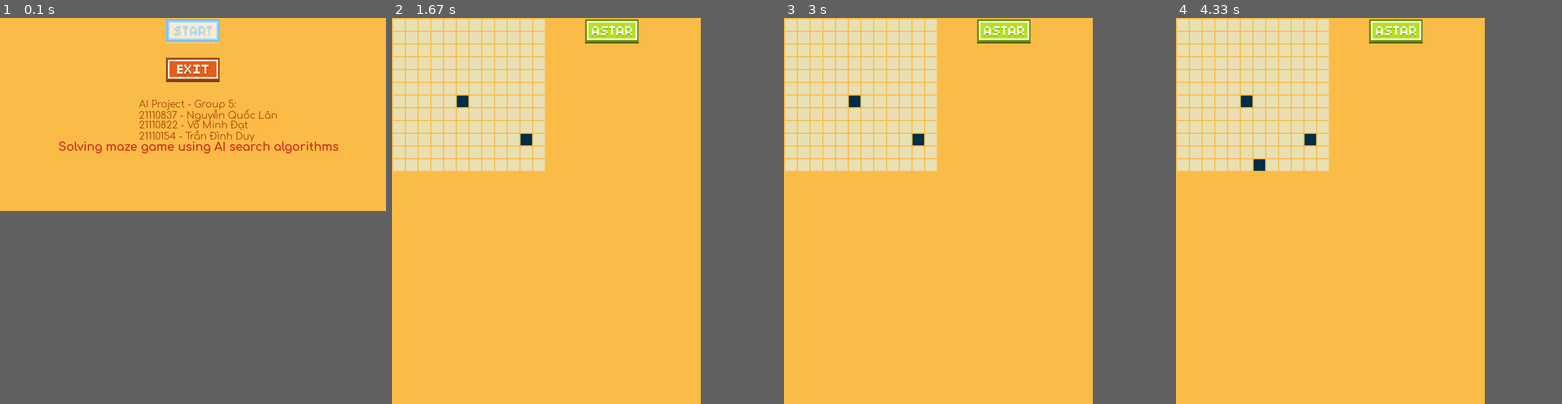
Above: before the commit, frames 1-4 (left to right).
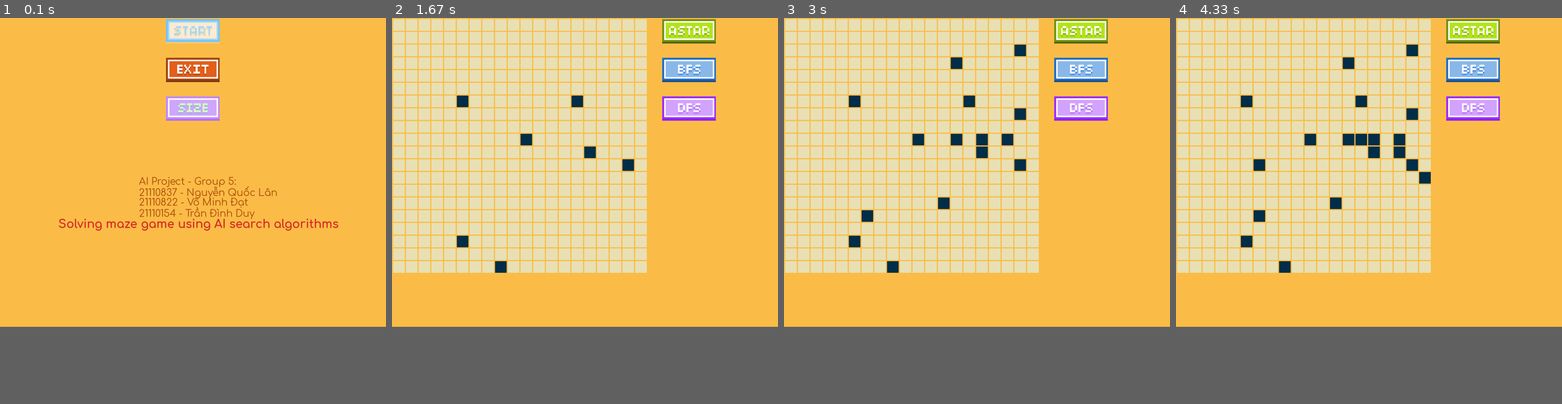
Above: after the commit, the same moments.

Repository: quoclanguyen/AI_Algo_MazePuzzle
Game: pygame game, started from main.py
The game is run twice, just before and just after one commit, with the same random seed, the same clock (stepped at 60 frames per second) and the same inputs.
Inputs (mouse positions are in pixels of both pictures, inside the frame that each line leads up to):
- Up to frame 1 (0.1 s): no input
- Up to frame 2 (1.67 s): press the mouse at (585, 29) at 0.37 s; move the mouse to (523, 137) at 0.47 s; release the mouse at (465, 245) at 0.6 s; press the mouse at (689, 106) at 0.7 s; move the mouse to (573, 102) at 0.8 s; release the mouse at (453, 99) at 0.93 s; press the mouse at (689, 106) at 1.03 s; move the mouse to (662, 133) at 1.13 s; release the mouse at (631, 160) at 1.27 s; press the mouse at (689, 29) at 1.37 s; move the mouse to (592, 153) at 1.47 s; release the mouse at (500, 272) at 1.6 s
- Up to frame 3 (3 s): press the mouse at (1081, 68) at 1.7 s; move the mouse to (973, 145) at 1.8 s; release the mouse at (868, 218) at 1.93 s; press the mouse at (1081, 68) at 2.03 s; move the mouse to (1015, 106) at 2.13 s; release the mouse at (953, 145) at 2.27 s; press the mouse at (1081, 29) at 2.37 s; move the mouse to (1019, 45) at 2.47 s; release the mouse at (957, 56) at 2.6 s; press the mouse at (1081, 68) at 2.7 s; move the mouse to (1011, 133) at 2.8 s; release the mouse at (942, 203) at 2.93 s
- Up to frame 4 (4.33 s): press the mouse at (1473, 68) at 3.03 s; move the mouse to (1434, 110) at 3.13 s; release the mouse at (1399, 153) at 3.27 s; press the mouse at (1473, 106) at 3.37 s; move the mouse to (1365, 137) at 3.47 s; release the mouse at (1260, 168) at 3.6 s; press the mouse at (1473, 68) at 3.7 s; move the mouse to (1426, 176) at 3.8 s; release the mouse at (1376, 284) at 3.93 s
In our replay, in frame 1 the window is 900x450 before the commit and 900x720 after it. These sizes can differ from the game's own. Grey fills any space a smaller window leaves; there, only what the larger window draws over its background counts as a difference.

The runs differ from the first frame. In frame 1, 3.6% of the frame differs, in the area x 15-88%, y 20-56%; in frame 2, 27%; in frame 3, 27%; in frame 4, 27%, in the area x 0-84%, y 0-66%.

Commit message:
Completed welcome GUI

Diff:
--- a/HomeGUI.py
+++ b/HomeGUI.py
@@ -1,16 +1,18 @@
 import pygame
 from colors import colors
-from PygameComponents import Button
+from PygameComponents import Button, Slider, Dragger
 from MazeApp import MazeApp
 
 colorsData = colors()
 
 class HomeGUI:
     def __init__(self, width, height, caption):
+        self.size = 20
         self.width = width
         self.height = height
         self.caption = caption
         self.margin = 3
+        self.resize = False
         self.done = False
         self.clock = pygame.time.Clock()
     def createMainWindow(self):
@@ -21,6 +23,13 @@
     def handleKeyPress(self, key):
         if key == pygame.K_ESCAPE:
             pygame.quit()
+    def clearSlider(self):
+        sliderRect = [
+            0,
+            self.margin + 270,
+            self.width * 2, 100
+        ]
+        self.screen.fill(colorsData.bgColor, sliderRect)
 
     def drawBackground(self):
         self.screen.fill(colorsData.bgColor)
@@ -38,38 +47,98 @@
                 info = self.font.render(infos[i], True, colorsData.gridColors[2])
                 rect.topleft = (
                 (self.width - 279*2.5)//2,
-                3 * self.margin * (3 * i + 1) + 200)
+                3 * self.margin * (3 * i + 1) + 400)
             else:
                 info = self.font.render(infos[i], True, colorsData.darkerPath)
                 rect = info.get_rect()
                 rect.topleft = (
                     (self.width - 279)//2,
-                    3 * self.margin * (3 * i + 1) + 200)
+                    3 * self.margin * (3 * i + 1) + 400)
             self.screen.blit(
                 info,
                 (rect.x,
                 rect.y))
             pygame.display.flip()
     def startButton(self):
-        MazeApp(12)
-    def endButton(self):
+        MazeApp(self.size)
+        self.drawBackground()
+    def exitButton(self):
         self.done = True
+    def sliderHandler(self, mousePos):
+        self.dragger.rectx = mousePos[0]
+        self.drawSlider()
+    def drawDragger(self):
+        self.dragger = Dragger(
+            (self.width - 63/2)//2,
+            (self.slider.rect[1] - 9),
+            "./images/Dragger.png",
+            0.5
+        )
+        self.dragger.draw(self.screen)
+    def drawSlider(self):
+        self.slider = Slider(
+            (self.width - 657/2)//2,
+            self.buttons["Size"].rect[1] + 100,
+            "./images/Slider.png",
+            0.5
+        )
+        self.slider.draw(self.screen)
+        self.drawDragger()
+
+    def sizeButton(self):
+        self.resize = True
+    def okButton(self):
+        self.resize = False
+        self.clearSlider()
+    def prevButton(self):
+        return
+    def nextButton(self):
+        return
     def drawButtons(self):
         btnNames = [
             "./images/Start.png",
-            "./images/Exit.png"
+            "./images/Exit.png",
+            "./images/Size.png"
         ]
-        self.buttons = []
+        self.buttons = {}
         for i in range(len(btnNames)):
-            self.buttons.append(Button(
+            btn = btnNames[i].split("/")[-1].split(".")[0]
+            self.buttons[btn] = Button(
                 (self.width - 279/2)//2,
                 self.margin + 100 * i,
                 btnNames[i],
                 0.5
-            ))
-        self.buttons[0].draw(self.screen, self.startButton)
-        self.buttons[1].draw(self.screen, self.endButton)
+            )
+
+        self.buttons["Start"].draw(self.screen, self.startButton)
+        self.buttons["Exit"].draw(self.screen, self.exitButton)
+        self.buttons["Size"].draw(self.screen, self.sizeButton)
         pygame.display.flip()
+        if self.resize == False:
+            self.clearSlider()
+            return
+        self.drawSlider()
+        self.buttons["OK"] = Button(
+            self.slider.rect.right + 70,
+            self.slider.rect.y - 18,
+            "./images/OK.png",
+            0.5
+        )
+        self.buttons["Prev"] = Button(
+            self.slider.rect.left - 30,
+            self.slider.rect.y,
+            "./images/Prev.png",
+            0.5
+        )
+        self.buttons["Next"] = Button(
+            self.slider.rect.right + 10,
+            self.slider.rect.y,
+            "./images/Next.png",
+            0.5
+        )
+        self.buttons["OK"].draw(self.screen, self.okButton)
+        self.buttons["Prev"].draw(self.screen, self.prevButton)
+        self.buttons["Next"].draw(self.screen, self.nextButton)
 
     def mainLoop(self):
         self.createMainWindow()
--- a/MazeApp.py
+++ b/MazeApp.py
@@ -1,15 +1,13 @@
 from MazeGUI import MazeGUI
-import numpy as np
-
 class MazeApp:
     def __init__(self, size):
         self.margin = 3
         self.size = size
         self.gridHeight = 30
 
-        self.height = 1000
-        self.width = 800
+        self.width = 1000
+        self.height = 800
 
-        self.app = MazeGUI(self.width, self.height, self.margin, size, 'Maze Project')
+        self.app = MazeGUI(self.width, self.height, self.margin, self.size, 'Maze Project')
         self.app.setGridSize(self.gridHeight, self.gridHeight)
         self.app.mainLoop()
--- a/MazeGUI.py
+++ b/MazeGUI.py
@@ -106,7 +106,6 @@
         self.grid.width, self.grid.height = gwidth, gheight
 
     def astarButton(self):
-        self.buttons["Astar"].changeImg("./images/Astar_pressed.png")
         self.go("Astar")
 
     def drawButtons(self):
@@ -128,7 +127,9 @@
                 btnNames[i],
                 0.5
             )
-        self.buttons["Astar"].draw(self.screen, self.astarButton)
+        self.buttons["Astar"].draw(self.screen, lambda: self.go("Astar"))
+        self.buttons["BFS"].draw(self.screen, lambda: self.go("BFS"))
+        self.buttons["DFS"].draw(self.screen, lambda: self.go("DFS"))
 
     def mainLoop(self):
         self.createMainWindow()
@@ -155,5 +156,4 @@
             self.drawButtons()
             self.drawGrid()
             self.clock.tick(60)
-
-        pygame.quit()
+        self.drawBackground()
--- a/PygameComponents.py
+++ b/PygameComponents.py
@@ -11,10 +11,11 @@
         self.rect.topleft = (x, y)
     def draw(self, surface, command):
         pos = pg.mouse.get_pos()
+        LEFT_MOUSE = 0
         if self.rect.collidepoint(pos):
             pressed = "images/" + self.imgPath.split("/")[-1].split(".")[0] + "_pressed.png"
             self.changeImg(pressed)
-            if pg.mouse.get_pressed()[0] == 1:  #Left mouse pressed
+            if pg.mouse.get_pressed()[LEFT_MOUSE]:
                 command()
         surface.blit(self.image, (self.rect.x, self.rect.y))
     def changeImg(self, c_imgPath):
@@ -22,3 +23,28 @@
         width = image.get_width()
         height = image.get_height()
         self.image = pg.transform.scale(image, (int(self.scale * width), int(self.scale * height)))
+
+class Slider:
+    def __init__(self, x, y, imgPath, scale):
+        image = pg.image.load(imgPath).convert_alpha()
+        width = image.get_width()
+        height = image.get_height()
+        self.scale = scale
+        self.image = pg.transform.scale(image, (int(self.scale * width), int(self.scale * height)))
+        self.rect = self.image.get_rect()
+        self.rect.topleft = (x, y)
+    def draw(self, surface):
+        surface.blit(self.image, (self.rect.x, self.rect.y))
+
+class Dragger:
+    def __init__(self, x, y, imgPath, scale):
+        self.imgPath = imgPath
+        image = pg.image.load(imgPath).convert_alpha()
+        width = image.get_width()
+        height = image.get_height()
+        self.scale = scale
+        self.image = pg.transform.scale(image, (int(self.scale * width), int(self.scale * height)))
+        self.rect = self.image.get_rect()
+        self.rect.topleft = (x, y)
+    def draw(self, surface):
+        surface.blit(self.image, (self.rect.x, self.rect.y))
--- a/main.py
+++ b/main.py
@@ -1,4 +1,4 @@
 from HomeGUI import HomeGUI
 
-mainApp = HomeGUI(1000, 500, "AI project")
+mainApp = HomeGUI(1000, 800, "AI project")
 mainApp.mainLoop()
Binary file added: images/BFS_pressed.png
Binary file changed: images/DFS_pressed.png
Binary file added: images/Dragger.png
Binary file added: images/Dragger_pressed.png
Binary file added: images/Greedy_pressed.png
Binary file added: images/Help_pressed.png
Binary file changed: images/Hill.png
Binary file added: images/Hill_pressed.png
Binary file added: images/ID_pressed.png
Binary file added: images/Next.png
Binary file added: images/Next_pressed.png
Binary file added: images/OK.png
(and 8 more such lines)
